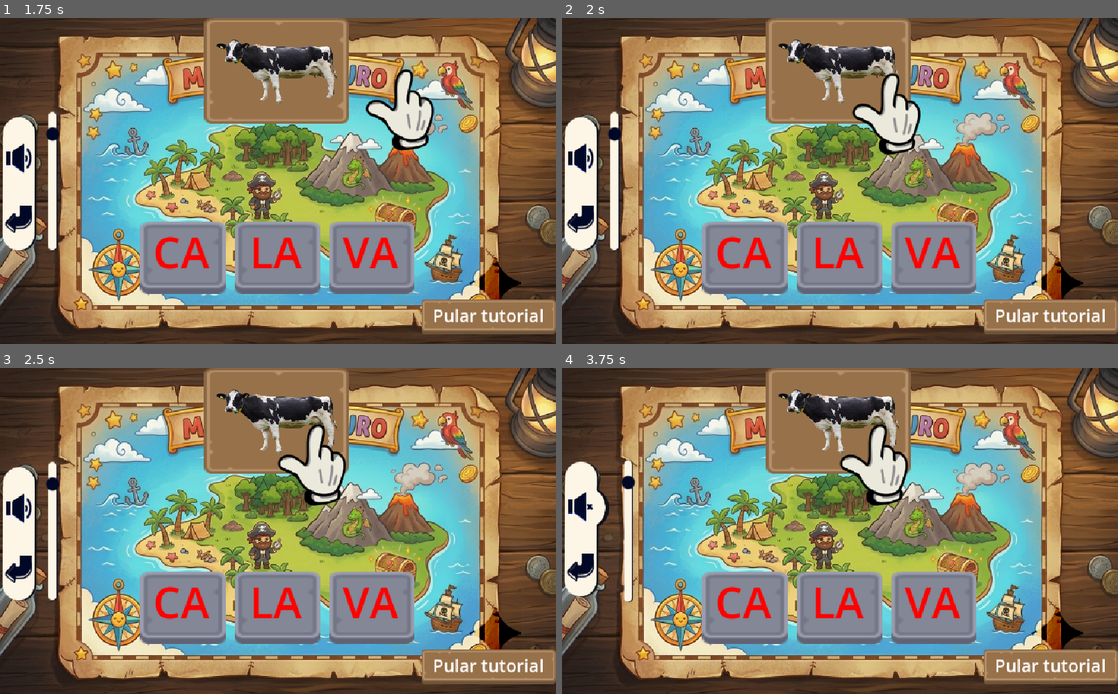
Above: before the commit, frames 1-4 (two rows, left to right).
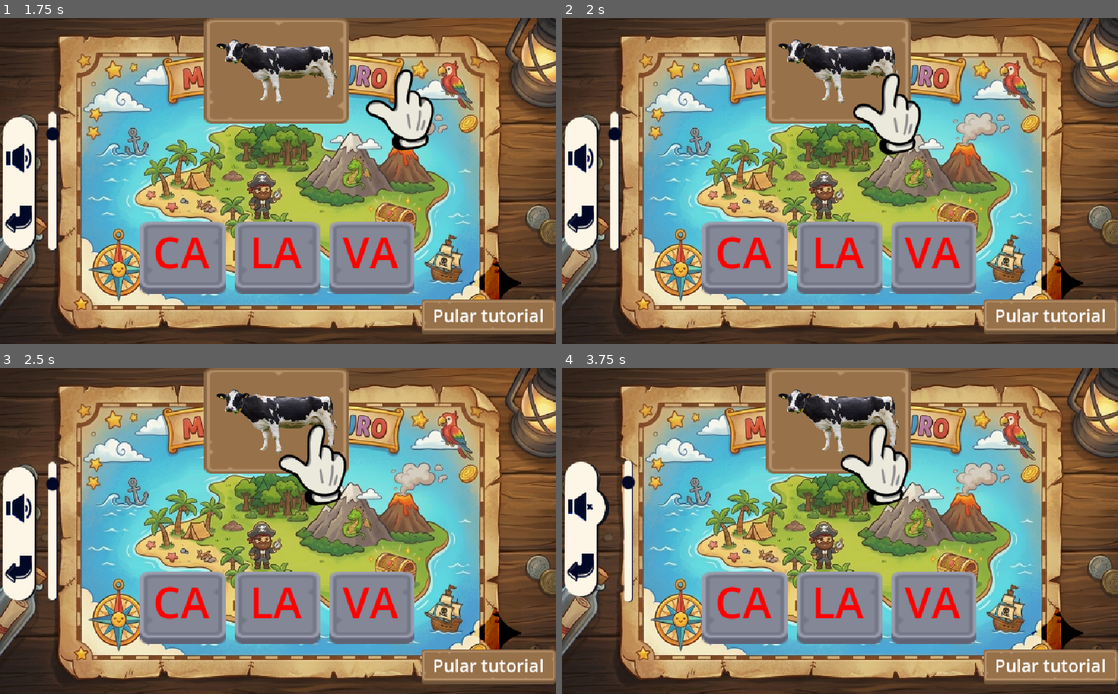
Above: after the commit, the same moments.

Repository: HedroPedro/CacaAoAbacada
Game: Godot game, scene res://scenes/main.tscn
The game is run twice, just before and just after one commit, with the same random seed, the same clock (stepped at 60 frames per second) and the same inputs. Video files are missing from this copy of the repository; at most half a second of black plays in their place. Sound files missing from this copy of the repository are replaced by a short silence.
Inputs (mouse positions are in pixels of both pictures, inside the frame that each line leads up to):
- Up to frame 1 (1.75 s): tap Enter at 0.5 s; move the mouse to (400, 164) at 0.52 s; click "Jogar" at 1.25 s
- Up to frame 2 (2 s): no input
- Up to frame 3 (2.5 s): move the mouse to (166, 547) at 2.02 s
- Up to frame 4 (3.75 s): tap Space at 2.75 s; move the mouse to (895, 459) at 2.77 s; click (578, 508) at 3.5 s

Frame 1 is identical in both runs. In frame 2, 0.4% of the frame differs, in the area x 52-65%, y 16-43%; in frame 3, 0.4%; in frame 4, 0.4%.

Commit message:
fix: return button not returning

Diff:
--- a/scenes/game.tscn
+++ b/scenes/game.tscn
@@ -52,3 +52,5 @@
 texture = ExtResource("6_u5sy4")
 
 [node name="Timer" type="Timer" parent="." unique_id=745868348]
+
+[connection signal="finished" from="Music" to="." method="_on_music_finished"]
--- a/scripts/block.gd
+++ b/scripts/block.gd
@@ -12,6 +12,8 @@
 	audio = load(valDict["som"])
 
 func _on_texture_button_pressed() -> void:
+	soundStream.stream = audio
+	soundStream.play()
 	toCall.call(index)
 
 func _on_texture_button_mouse_entered() -> void:
--- a/scripts/game.gd
+++ b/scripts/game.gd
@@ -14,7 +14,9 @@
 var backgrounds := [load("res://images/background.png"), load("res://images/1.png"), load("res://images/2.png"), load("res://images/3.png"), load("res://images/end.png")]
 var bgMaxIndex : int
 var steps := []
+
 var _current_tween : Tween = null
+var _tutorial_cancelled := false
 
 func _ready() -> void:
 	Global.pirateSound = pirateSound
@@ -25,7 +27,6 @@
 	exitBtn.connect("pressed", _on_exit_btn_pressed)
 	gameUi._can_update.connect(update)
 	bgMaxIndex = backgrounds.size() - 1
-	steps.append(create_step_dict($GameUi/Container/Image, load("res://sounds/step1.mp3"), false))
 
 func _enable_btn():
 	start_btn.disabled = false
@@ -53,12 +54,15 @@
 	while false_index == correct_index:
 		false_index = randi_range(0, 2)
 	steps.append_array([
+		create_step_dict($GameUi/Container/Image, load("res://sounds/step1.mp3"), false),
 		create_step_dict(blockContainer.get_child(false_index), load("res://sounds/step2.mp3"), true, true),
 		create_step_dict(blockContainer.get_child(correct_index), load("res://sounds/step3.mp3"), true, true),
 		])
 	await get_tree().process_frame
 	await get_tree().process_frame
 	for step in steps:
+		if _tutorial_cancelled:
+			break
 		var target : Control = step["target"]
 		var stream : AudioStream = step["voice"]
 		if target:
@@ -82,6 +86,7 @@
 
 func move_pseudo_mouse(target: Control):
 	var dest := target.get_global_rect().get_center()
+	dest.x += 1.0
 	_current_tween = create_tween()
 	_current_tween.tween_property(cursor, "global_position", dest, 0.8)\
 		.set_trans(Tween.TRANS_SINE)\
@@ -92,6 +97,7 @@
 func _on_exit_btn_pressed() -> void:
 	if GameState == 0:
 		get_tree().quit()
+		return;
 	_reset_tutorial()
 	$Ui.swap_exit_btn()
 	GameState = 0
@@ -118,8 +124,11 @@
 	GameState += 1
 	bg.texture = backgrounds[GameState]
 	await get_tree().create_timer(1.25).timeout
+	ui.setDisabledBtn(false)
 	if GameState == bgMaxIndex:
 		return
 	gameUi.updateBlocks()
 	gameUi.show()
-	ui.setDisabledBtn(false)
+
+func _on_music_finished() -> void:
+	$Music.play()
